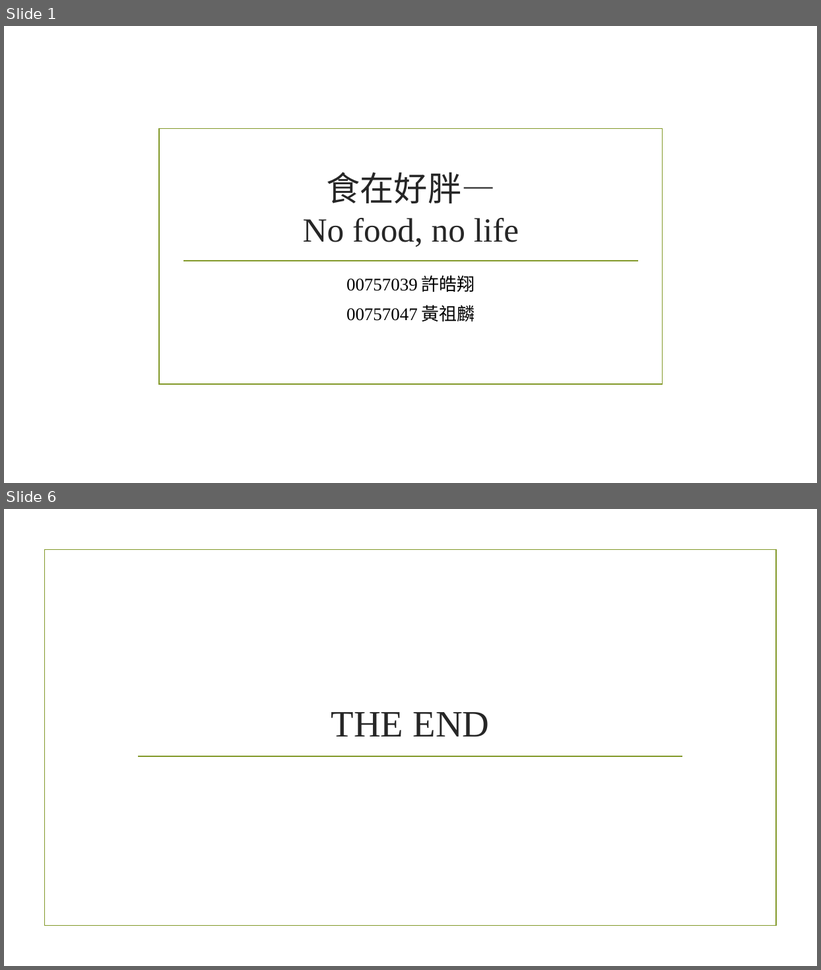
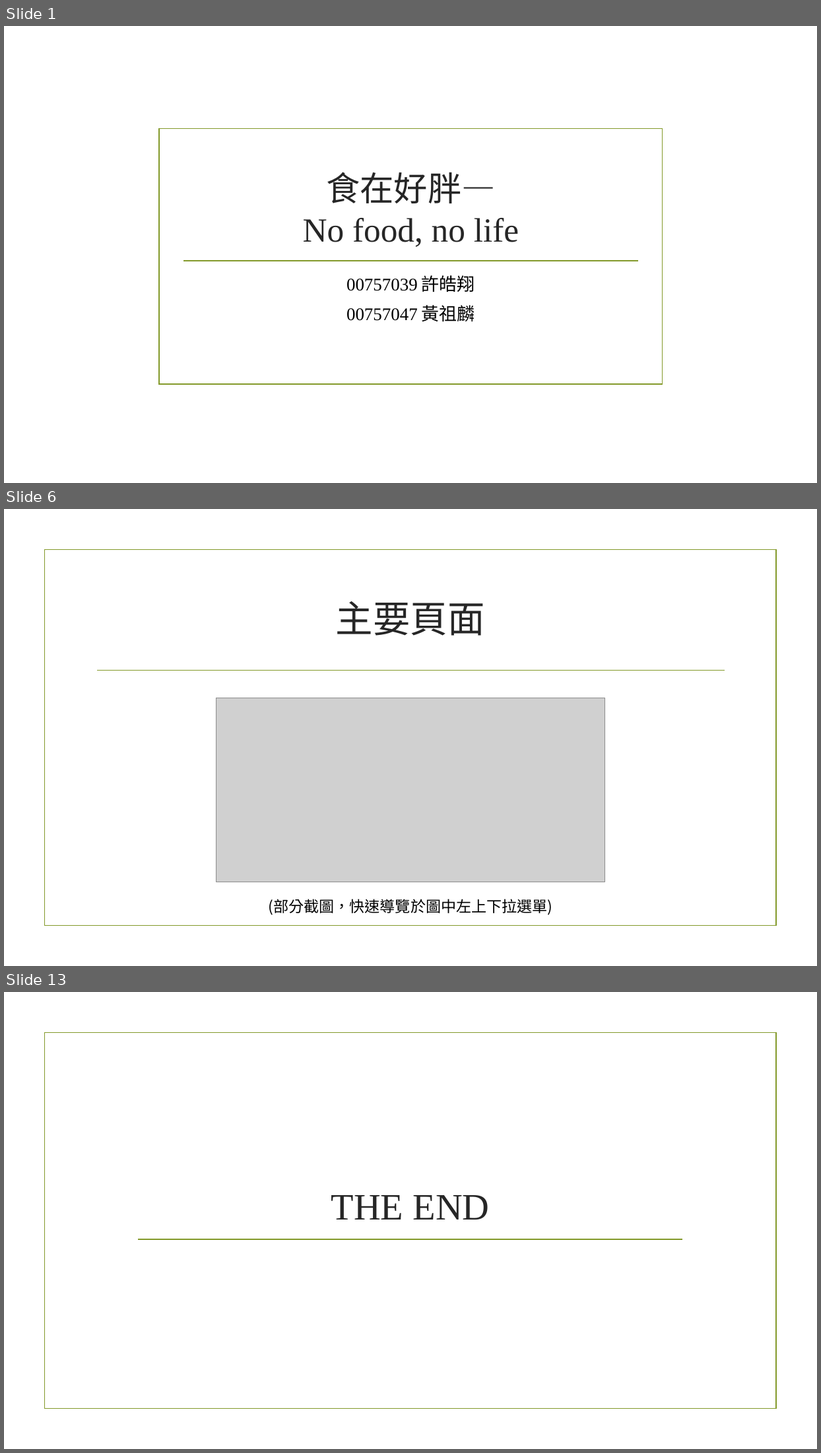
Before and after one commit to 00757039/NoFoodNoLife, a slide deck: 網站說明.pptx. Shown one above the other, each under a label of ours: slides 1 and 6 before the commit, slides 1, 6 and 13 after it; the slides between them are not shown. The pictures are 821x970 and 821x1453 pixels, drawn with LibreOffice and Linux fonts; fonts in the diff are those of the drawing; grey boxes stand for pictures; background and template pictures are left out. Boxes give left, top, right and bottom in pixels: in the first picture for what was removed or moved away, otherwise in the second. Text is boxed around its words. In the diff, an @@ line names an element or a change of style, - is before the commit and + after.

```diff
--- a/網站說明.pptx
+++ b/網站說明.pptx
@@ slide 6 added at box(4, 509, 817, 966), background picture (left out); not listed: 1 template element that a slide beside it also shows @@
@@ title added at box(336, 601, 485, 636), 44 pt, text #262626 @@
+主要頁面
@@ line added from (97, 671) to (725, 671), #83992A 1.25 pt @@
@@ picture added at box(217, 698, 605, 883) @@
@@ text added at box(268, 899, 552, 916), 18 pt, text #000000 @@
+(部分截圖，快速導覽於圖中左上下拉選單)
@@ what was slide 6 is now slide 13 @@
```
Also in this commit, not shown: 4 slides changed, 6 other slides added, 14 other files.
